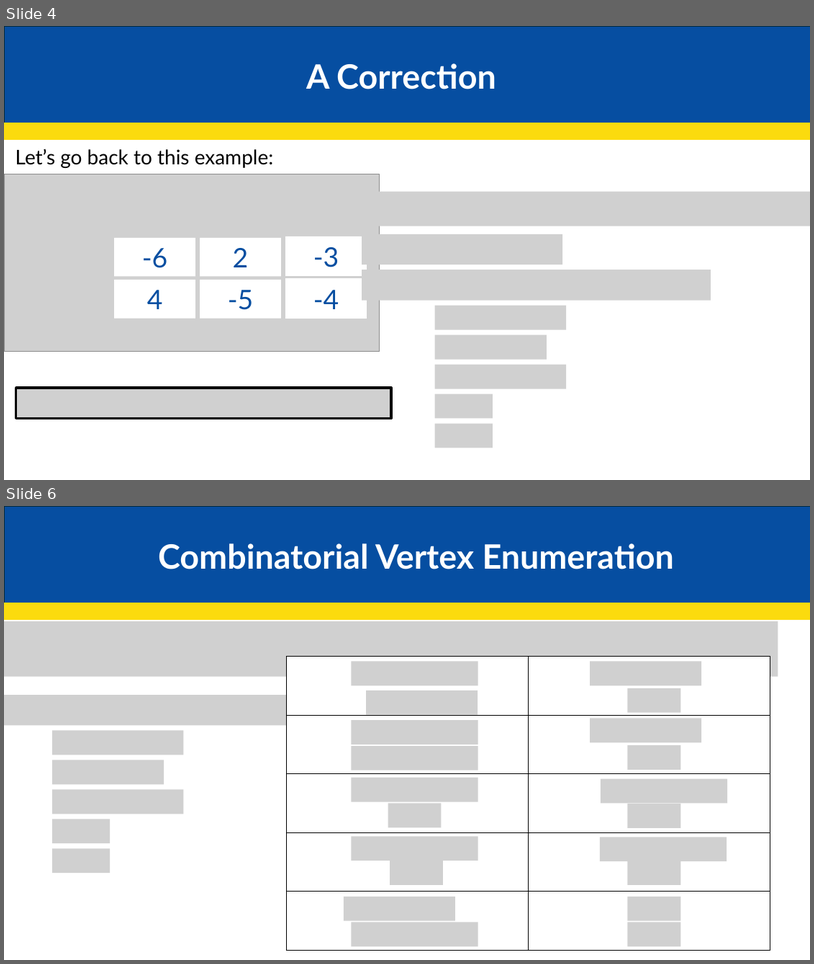
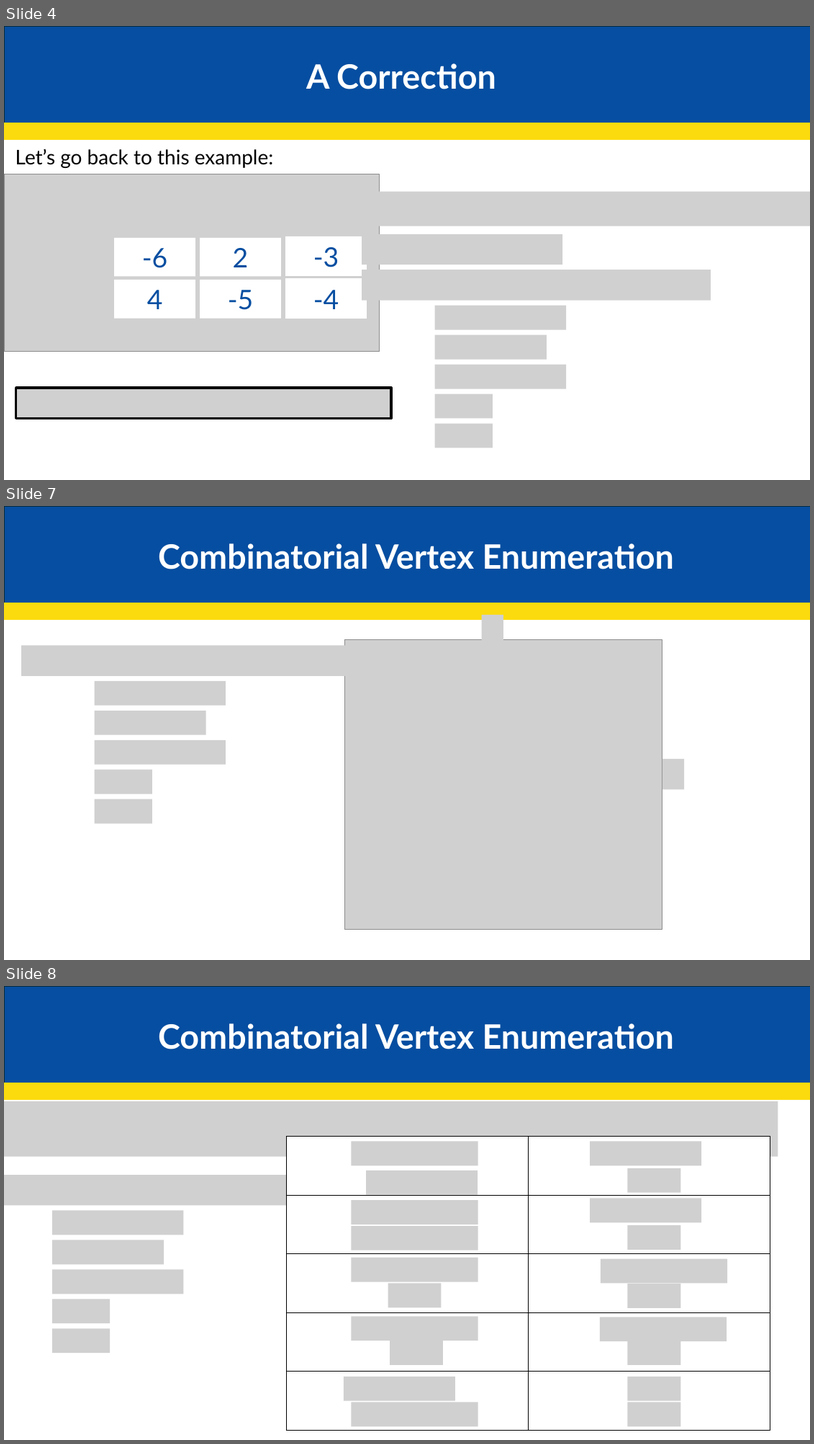
Before and after one commit to JakeCisc210/Candidacy, a slide deck: Reading Course/Presentations/Game Theory Five.pptx. Shown one above the other, each under a label of ours: slides 4 and 6 before the commit, slides 4, 7 and 8 after it; the slides between them are not shown. The pictures are 814x964 and 814x1444 pixels, drawn with LibreOffice and Linux fonts; fonts in the diff are those of the drawing; grey boxes stand for pictures. Boxes give left, top, right and bottom in pixels: in the first picture for what was removed or moved away, otherwise in the second. Text is boxed around its words. In the diff, an @@ line names an element or a change of style, - is before the commit and + after.

```diff
--- a/Reading Course/Presentations/Game Theory Five.pptx
+++ b/Reading Course/Presentations/Game Theory Five.pptx
@@ slide 7 added at bbox=[4, 506, 810, 960], background #FFFFFF @@
@@ rectangle added at bbox=[5, 506, 810, 602], fill #064EA1, outline #092A39 1.5 pt @@
@@ text added at bbox=[158, 543, 674, 569], 40 pt, text #FFFFFF, bold @@
+Combinatorial Vertex Enumeration
@@ rectangle added at bbox=[4, 602, 810, 619], fill #FBDB0E, outline #FBDB0E 1.5 pt @@
@@ picture added at bbox=[482, 615, 504, 645] @@
@@ picture added at bbox=[21, 645, 370, 675] @@
@@ picture added at bbox=[345, 640, 663, 929] @@
@@ picture added at bbox=[94, 681, 226, 705] @@
@@ picture added at bbox=[94, 710, 206, 735] @@
@@ picture added at bbox=[94, 740, 226, 764] @@
@@ picture added at bbox=[663, 759, 684, 789] @@
@@ picture added at bbox=[94, 769, 152, 793] @@
@@ picture added at bbox=[94, 799, 152, 823] @@
@@ picture added at bbox=[389, 833, 425, 879] @@
@@ what was slide 6 is now slide 8 @@
```
Also in this commit, not shown: 1 slide changed, 5 other slides added, 1 slide removed.
